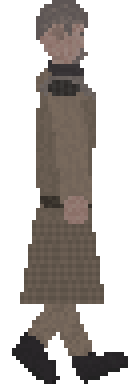
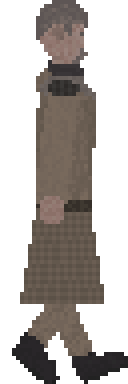
The second 128 x 384 image is a revision of the first. Changes to its layers:
painted on "Background" over 36, 92, 92, 224
